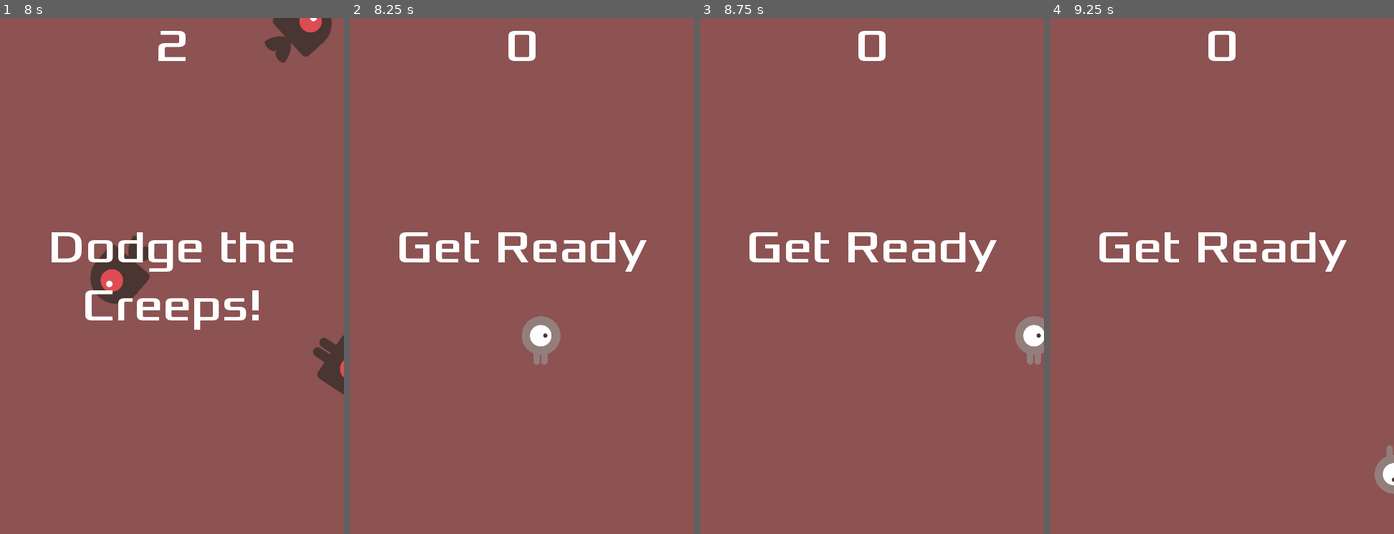
Above: before the commit, frames 1-4 (left to right).
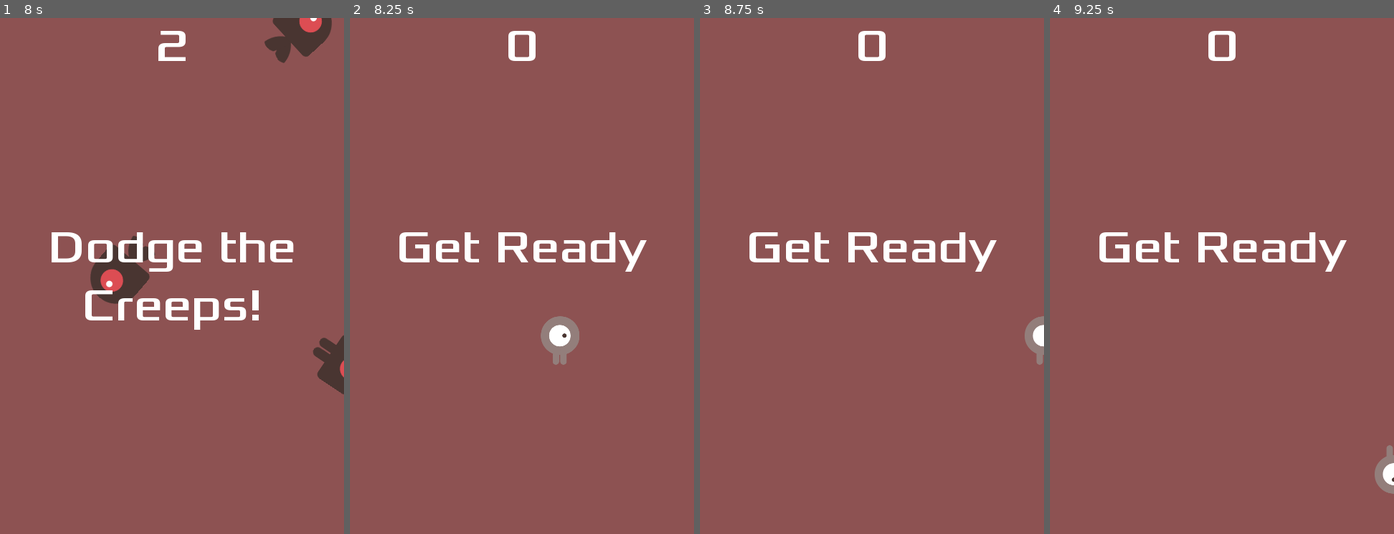
Above: after the commit, the same moments.

Repository: armorup/creeps2
Game: Godot game, scene res://Main.tscn
Same seed, same stepped clock (60 frames per second), same inputs: the game is played once before the commit and once after it.
Inputs:
- Up to frame 1 (8 s): click "Start" at 0.5 s; tap Enter (start_game, bound only before the commit) at 1.25, 1.35, 2.1, 2.85, 3.6, 4.35, 5.1, 5.85, 6.6, 7.35 s; hold Up (move_up, bound only before the commit) 1.28-2.78 s; hold Left (move_left, bound only before the commit) 2.78-4.28 s; hold Down (move_down, bound only before the commit) 4.28-5.03 s; hold Right (move_right, bound only before the commit) 5.03-5.78 s; hold Up (move_up, bound only before the commit) 5.78-6.53 s; hold Right (move_right, bound only before the commit) from 6.53 s (still down)
- Up to frame 2 (8.25 s): keep holding Right (move_right, bound only before the commit); tap Enter (start_game, bound only before the commit) at 8.1 s
- Up to frame 3 (8.75 s): keep holding Right (move_right, bound only before the commit)
- Up to frame 4 (9.25 s): release Right (move_right, bound only before the commit) at 8.78 s; hold Down (move_down, bound only before the commit) from 8.78 s (still down); tap Enter (start_game, bound only before the commit) at 8.85 s

Frame 1 is identical in both runs. In frame 2, 1.1% of the frame differs, in the area x 50-67%, y 57-68%; in frame 3, 0.4%; in frame 4, nothing differs.

Commit message:
Can use ui_accept to start game

Diff:
--- a/HUD.gd
+++ b/HUD.gd
@@ -2,14 +2,6 @@
 
 signal start_game
 
-# Called when the node enters the scene tree for the first time.
-func _ready():
-	pass # Replace with function body.
-
-
-# Called every frame. 'delta' is the elapsed time since the previous frame.
-#func _process(delta):
-#	pass
 
 func show_message(text):
 	$Message.text = text
@@ -40,3 +32,8 @@
 func _on_StartButton_pressed():
 	$StartButton.hide()
 	emit_signal("start_game")
+
+
+func _unhandled_input(event):
+	if $StartButton.visible and event.is_action("ui_accept"):
+		_on_StartButton_pressed()
--- a/Main.gd
+++ b/Main.gd
@@ -21,6 +21,7 @@
 	$HUD.show_game_over()
 	$Music.stop()
 	$DeathSound.play()
+
 
 func new_game():
 	score = 0
--- a/Player.gd
+++ b/Player.gd
@@ -12,13 +12,13 @@
 
 func _process(delta):
 	var velocity = Vector2.ZERO
-	if Input.is_action_pressed("move_right"):
+	if Input.is_action_pressed("ui_right"):
 		velocity.x += 1
-	if Input.is_action_pressed("move_left"):
+	if Input.is_action_pressed("ui_left"):
 		velocity.x -= 1
-	if Input.is_action_pressed("move_up"):
+	if Input.is_action_pressed("ui_up"):
 		velocity.y -= 1
-	if Input.is_action_pressed("move_down"):
+	if Input.is_action_pressed("ui_down"):
 		velocity.y += 1
 
 	if velocity.length() > 0:
@@ -40,7 +40,7 @@
 		$AnimatedSprite.flip_v = velocity.y > 0
 
 
-func _on_Player_body_entered(body):
+func _on_Player_body_entered(_body):
 	hide()
 	emit_signal("hit")
 	$CollisionShape2D.set_deferred("disabled", true)
--- a/project.godot
+++ b/project.godot
@@ -35,33 +35,32 @@
 , Object(InputEventJoypadButton,"resource_local_to_scene":false,"resource_name":"","device":0,"button_index":0,"pressure":0.0,"pressed":false,"script":null)
  ]
 }
-move_right={
+ui_left={
+"deadzone": 0.5,
+"events": [ Object(InputEventKey,"resource_local_to_scene":false,"resource_name":"","device":0,"alt":false,"shift":false,"control":false,"meta":false,"command":false,"pressed":false,"scancode":16777231,"physical_scancode":0,"unicode":0,"echo":false,"script":null)
+, Object(InputEventJoypadButton,"resource_local_to_scene":false,"resource_name":"","device":0,"button_index":14,"pressure":0.0,"pressed":false,"script":null)
+, Object(InputEventKey,"resource_local_to_scene":false,"resource_name":"","device":0,"alt":false,"shift":false,"control":false,"meta":false,"command":false,"pressed":false,"scancode":65,"physical_scancode":0,"unicode":0,"echo":false,"script":null)
+ ]
+}
+ui_right={
 "deadzone": 0.5,
 "events": [ Object(InputEventKey,"resource_local_to_scene":false,"resource_name":"","device":0,"alt":false,"shift":false,"control":false,"meta":false,"command":false,"pressed":false,"scancode":16777233,"physical_scancode":0,"unicode":0,"echo":false,"script":null)
+, Object(InputEventJoypadButton,"resource_local_to_scene":false,"resource_name":"","device":0,"button_index":15,"pressure":0.0,"pressed":false,"script":null)
 , Object(InputEventKey,"resource_local_to_scene":false,"resource_name":"","device":0,"alt":false,"shift":false,"control":false,"meta":false,"command":false,"pressed":false,"scancode":68,"physical_scancode":0,"unicode":0,"echo":false,"script":null)
  ]
 }
-move_left={
-"deadzone": 0.5,
-"events": [ Object(InputEventKey,"resource_local_to_scene":false,"resource_name":"","device":0,"alt":false,"shift":false,"control":false,"meta":false,"command":false,"pressed":false,"scancode":16777231,"physical_scancode":0,"unicode":0,"echo":false,"script":null)
-, Object(InputEventKey,"resource_local_to_scene":false,"resource_name":"","device":0,"alt":false,"shift":false,"control":false,"meta":false,"command":false,"pressed":false,"scancode":65,"physical_scancode":0,"unicode":0,"echo":false,"script":null)
- ]
-}
-move_up={
+ui_up={
 "deadzone": 0.5,
 "events": [ Object(InputEventKey,"resource_local_to_scene":false,"resource_name":"","device":0,"alt":false,"shift":false,"control":false,"meta":false,"command":false,"pressed":false,"scancode":16777232,"physical_scancode":0,"unicode":0,"echo":false,"script":null)
+, Object(InputEventJoypadButton,"resource_local_to_scene":false,"resource_name":"","device":0,"button_index":12,"pressure":0.0,"pressed":false,"script":null)
 , Object(InputEventKey,"resource_local_to_scene":false,"resource_name":"","device":0,"alt":false,"shift":false,"control":false,"meta":false,"command":false,"pressed":false,"scancode":87,"physical_scancode":0,"unicode":0,"echo":false,"script":null)
  ]
 }
-move_down={
+ui_down={
 "deadzone": 0.5,
 "events": [ Object(InputEventKey,"resource_local_to_scene":false,"resource_name":"","device":0,"alt":false,"shift":false,"control":false,"meta":false,"command":false,"pressed":false,"scancode":16777234,"physical_scancode":0,"unicode":0,"echo":false,"script":null)
+, Object(InputEventJoypadButton,"resource_local_to_scene":false,"resource_name":"","device":0,"button_index":13,"pressure":0.0,"pressed":false,"script":null)
 , Object(InputEventKey,"resource_local_to_scene":false,"resource_name":"","device":0,"alt":false,"shift":false,"control":false,"meta":false,"command":false,"pressed":false,"scancode":83,"physical_scancode":0,"unicode":0,"echo":false,"script":null)
- ]
-}
-start_game={
-"deadzone": 0.5,
-"events": [ Object(InputEventKey,"resource_local_to_scene":false,"resource_name":"","device":0,"alt":false,"shift":false,"control":false,"meta":false,"command":false,"pressed":false,"scancode":16777221,"physical_scancode":0,"unicode":0,"echo":false,"script":null)
  ]
 }
 
